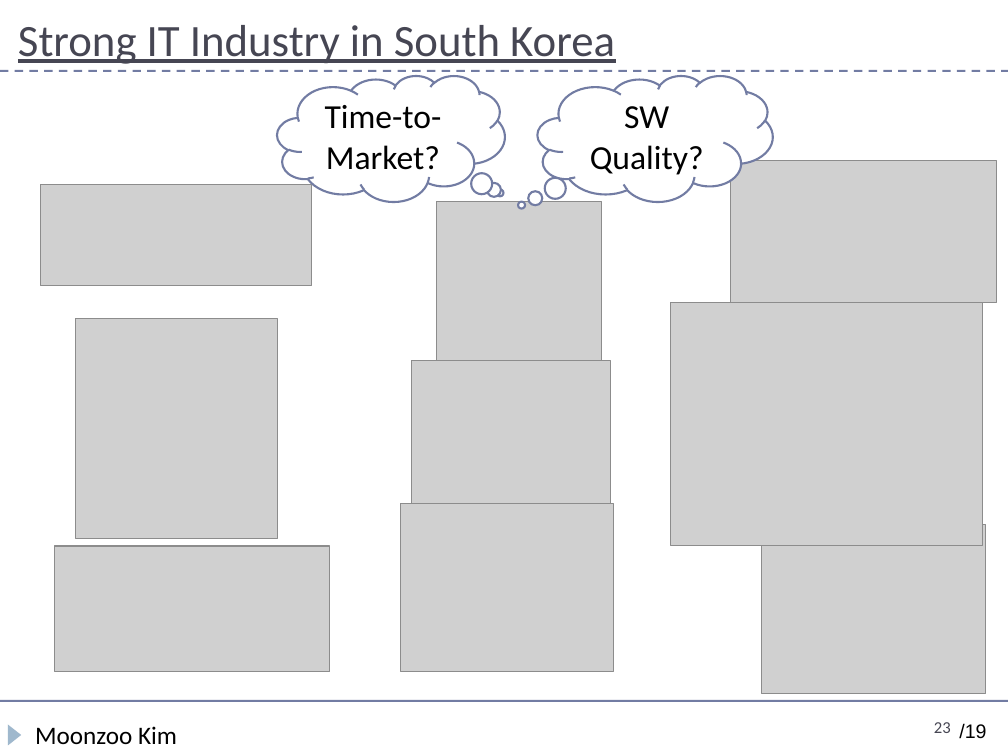
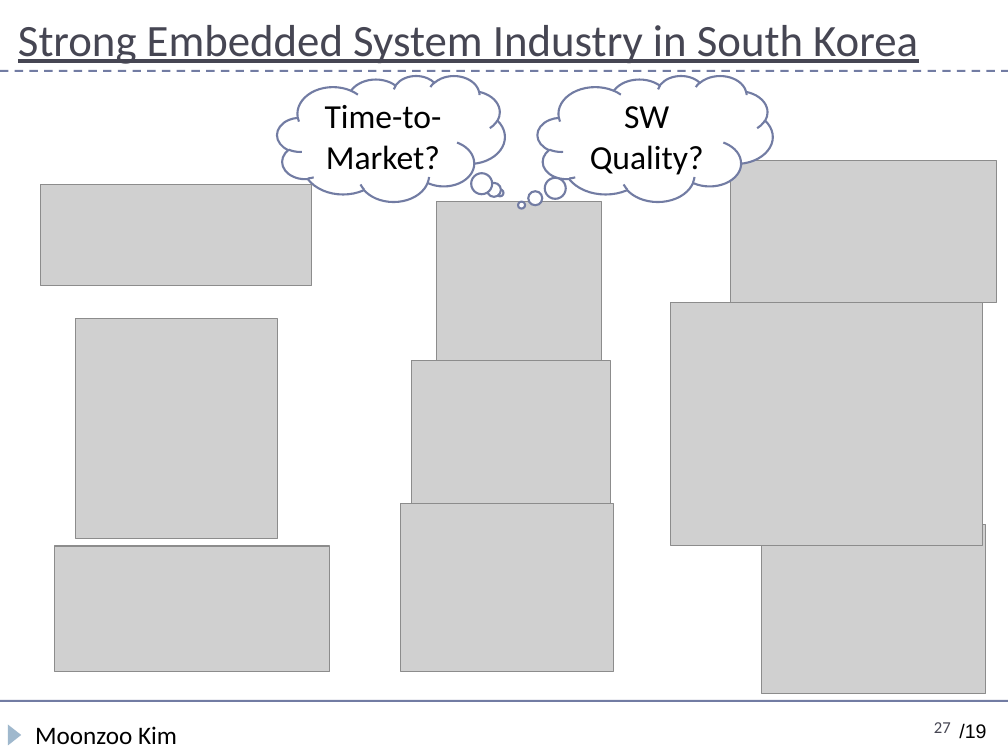
Before and after one commit to swtv-kaist/cs350-fall25, a slide deck: slide 27 of slides/lec3-se_overview.ppt (slide 23 before the commit). Drawn at 1008x756 pixels with LibreOffice and Linux fonts; fonts in the diff are those of the drawing; grey boxes stand for pictures. Boxes give left, top, right and bottom in pixels: in the first picture for what was removed or moved away, otherwise in the second. Text is boxed around its words. In the diff, an @@ line names an element or a change of style, - is before the commit and + after.

```diff
--- a/slides/lec3-se_overview.ppt
+++ b/slides/lec3-se_overview.ppt
@@ title at (x1=18, y1=25, x2=918, y2=64): text changed @@
-Strong IT Industry in South Korea
+Strong Embedded System Industry in South Korea
@@ page number at (x1=934, y1=722, x2=951, y2=733): text changed @@
-23
+27
```
Also in this commit, not shown: 2 other slides changed, 3 slides removed, 1 other file.
